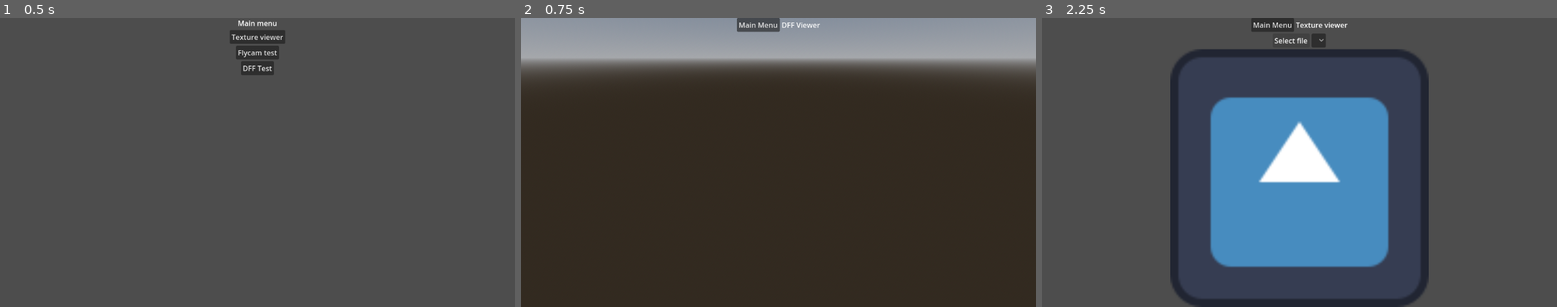
Above: before the commit, frames 1-3 (left to right).
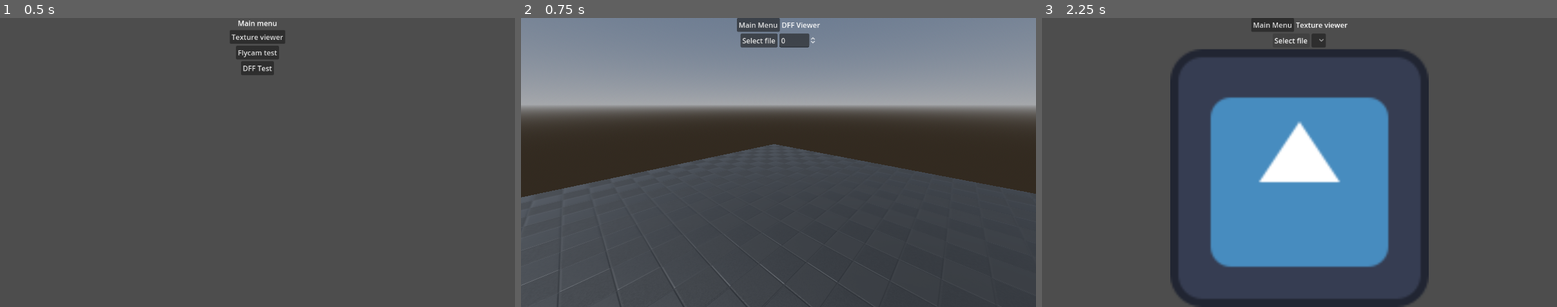
Above: after the commit, the same moments.

Repository: FOSS-Supremacy/OpenLiberty
Game: Godot game, scene res://startup.tscn
The game is run twice, just before and just after one commit, with the same random seed, the same clock (stepped at 60 frames per second) and the same inputs. The engine's default icon, where the game draws it, is replaced by a stand-in: a white triangle on a blue panel in a dark square.
Inputs:
- Up to frame 1 (0.5 s): no input
- Up to frame 2 (0.75 s): click "DFF Test" at 0.5 s
- Up to frame 3 (2.25 s): click "Main Menu" at 1.25 s; click "Texture viewer" at 2 s

Frame 1 is identical in both runs. In frame 2, 78% of the frame differs, in the area x 0-100%, y 1-100%; in frame 3, nothing differs.

Commit message:
Revamp model viewer uI

Diff:
--- a/scenes/modeltest/modeltest.tscn
+++ b/scenes/modeltest/modeltest.tscn
@@ -1,6 +1,7 @@
-[gd_scene load_steps=5 format=3 uid="uid://duvu85h044tvc"]
+[gd_scene load_steps=8 format=3 uid="uid://duvu85h044tvc"]
 
 [ext_resource type="PackedScene" uid="uid://bnpk46c06o8ly" path="res://prefabs/to_menu/to_menu.tscn" id="1_7rgiv"]
+[ext_resource type="Material" uid="uid://c3cptegacudr8" path="res://materials/worldgrid/worldgrid.tres" id="2_gok33"]
 
 [sub_resource type="ProceduralSkyMaterial" id="ProceduralSkyMaterial_yy30q"]
 
@@ -11,37 +12,44 @@
 background_mode = 2
 sky = SubResource("Sky_6vasj")
 
+[sub_resource type="CapsuleMesh" id="CapsuleMesh_mlknp"]
+
+[sub_resource type="PlaneMesh" id="PlaneMesh_jjs8n"]
+size = Vector2(10, 10)
+
 [node name="modeltest" type="Node3D"]
 
-[node name="DirectionalLight3D" type="DirectionalLight3D" parent="."]
-transform = Transform3D(0.793366, -0.527189, 0.304371, -1.49013e-08, 0.499998, 0.866027, -0.608745, -0.687076, 0.396682, 0, 0, 0)
-shadow_enabled = true
+[node name="GUI" type="CanvasLayer" parent="."]
 
-[node name="Camera3D" type="Camera3D" parent="."]
-transform = Transform3D(0.732543, -0.331059, 0.594795, 0, 0.873772, 0.486335, -0.680721, -0.356262, 0.640076, 2.72529, 2.25548, 2.93297)
-
-[node name="CanvasLayer" type="CanvasLayer" parent="."]
-
-[node name="VBoxContainer" type="VBoxContainer" parent="CanvasLayer"]
+[node name="VBoxContainer" type="VBoxContainer" parent="GUI"]
 anchors_preset = 15
 anchor_right = 1.0
 anchor_bottom = 1.0
 grow_horizontal = 2
 grow_vertical = 2
+size_flags_horizontal = 4
+size_flags_vertical = 4
 
-[node name="top_bar" type="HBoxContainer" parent="CanvasLayer/VBoxContainer"]
+[node name="VBoxContainer" type="VBoxContainer" parent="GUI/VBoxContainer"]
+layout_mode = 2
+offset_right = 1152.0
+offset_bottom = 31.0
+grow_horizontal = 2
+grow_vertical = 2
+
+[node name="top_bar" type="HBoxContainer" parent="GUI/VBoxContainer/VBoxContainer"]
 layout_mode = 2
 offset_right = 1152.0
 offset_bottom = 31.0
 alignment = 1
 
-[node name="to_menu" parent="CanvasLayer/VBoxContainer/top_bar" instance=ExtResource("1_7rgiv")]
+[node name="to_menu" parent="GUI/VBoxContainer/VBoxContainer/top_bar" instance=ExtResource("1_7rgiv")]
 layout_mode = 2
 offset_left = 483.0
 offset_right = 579.0
 offset_bottom = 31.0
 
-[node name="Label" type="Label" parent="CanvasLayer/VBoxContainer/top_bar"]
+[node name="Label" type="Label" parent="GUI/VBoxContainer/VBoxContainer/top_bar"]
 layout_mode = 2
 offset_left = 583.0
 offset_top = 2.0
@@ -49,5 +57,41 @@
 offset_bottom = 28.0
 text = "DFF Viewer"
 
+[node name="HBoxContainer" type="HBoxContainer" parent="GUI/VBoxContainer"]
+layout_mode = 2
+offset_top = 35.0
+offset_right = 1152.0
+offset_bottom = 66.0
+alignment = 1
+
+[node name="Button" type="Button" parent="GUI/VBoxContainer/HBoxContainer"]
+layout_mode = 2
+offset_left = 491.0
+offset_right = 574.0
+offset_bottom = 31.0
+text = "Select file"
+
+[node name="SpinBox" type="SpinBox" parent="GUI/VBoxContainer/HBoxContainer"]
+layout_mode = 2
+offset_left = 578.0
+offset_right = 661.0
+offset_bottom = 31.0
+
+[node name="DirectionalLight3D" type="DirectionalLight3D" parent="."]
+transform = Transform3D(0.818589, 0.497428, -0.287189, -3.52742e-08, 0.499998, 0.866026, 0.574379, -0.70892, 0.409293, 0, 0, 0)
+shadow_enabled = true
+
+[node name="Camera3D" type="Camera3D" parent="."]
+transform = Transform3D(0.732543, -0.200159, 0.650628, 0, 0.955793, 0.29404, -0.680721, -0.215397, 0.700159, 2.72529, 2.25548, 2.93297)
+
 [node name="WorldEnvironment" type="WorldEnvironment" parent="."]
 environment = SubResource("Environment_3567p")
+
+[node name="reference" type="MeshInstance3D" parent="."]
+transform = Transform3D(1, 0, 0, 0, 1, 0, 0, 0, 1, 0, 1, 0)
+visible = false
+mesh = SubResource("CapsuleMesh_mlknp")
+
+[node name="floor" type="MeshInstance3D" parent="."]
+material_override = ExtResource("2_gok33")
+mesh = SubResource("PlaneMesh_jjs8n")
